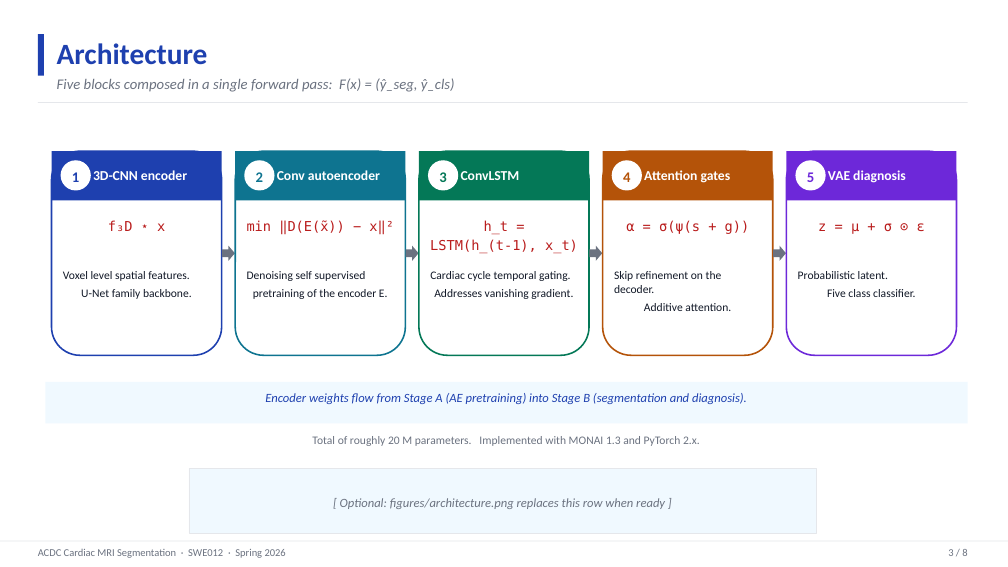
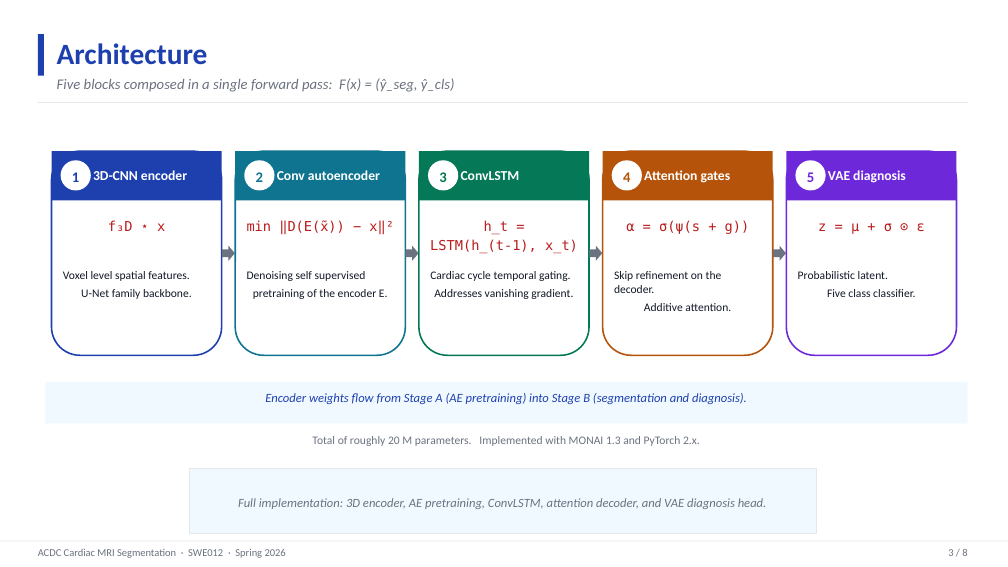
Before and after one commit to ekarau/Deep-Learning-with-Python-Project-2, a slide deck: slide 3 of docs/presentation.pptx. Drawn at 1008x567 pixels with LibreOffice and Linux fonts; fonts in the diff are those of the drawing. Boxes give left, top, right and bottom in pixels: in the first picture for what was removed or moved away, otherwise in the second. Text is boxed around its words. In the diff, an @@ line names an element or a change of style, - is before the commit and + after.

```diff
--- a/docs/presentation.pptx
+++ b/docs/presentation.pptx
@@ text at (238,498,767,509): text changed @@
-[ Optional: figures/architecture.png replaces this row when ready ]
+Full implementation: 3D encoder, AE pretraining, ConvLSTM, attention decoder, and VAE diagnosis head.
```
Also in this commit, not shown: 2 other slides changed, 25 other files.
